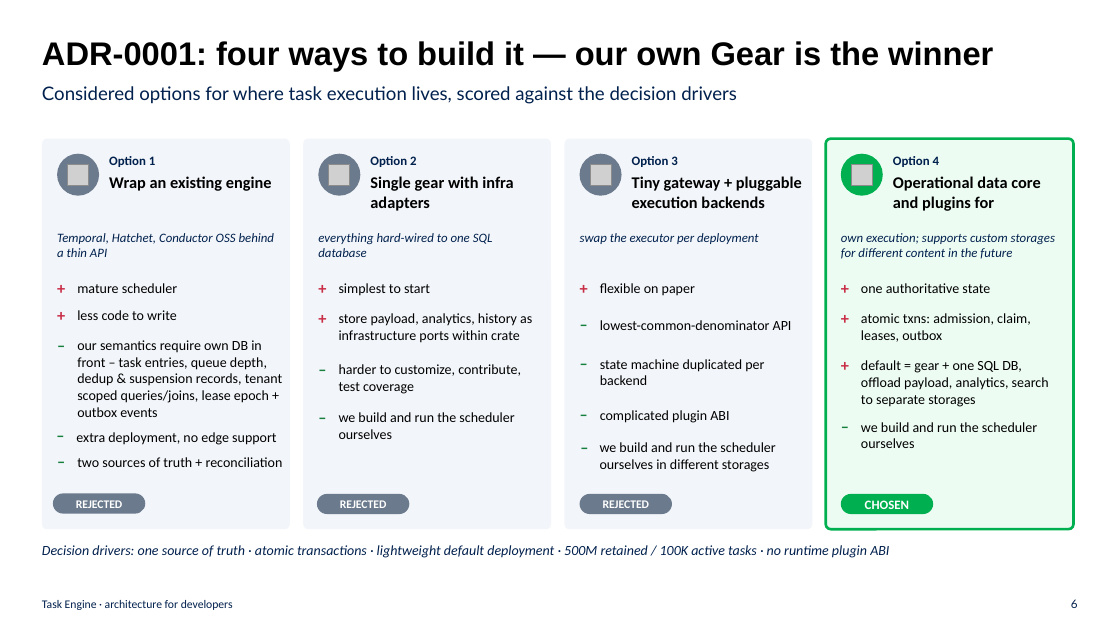
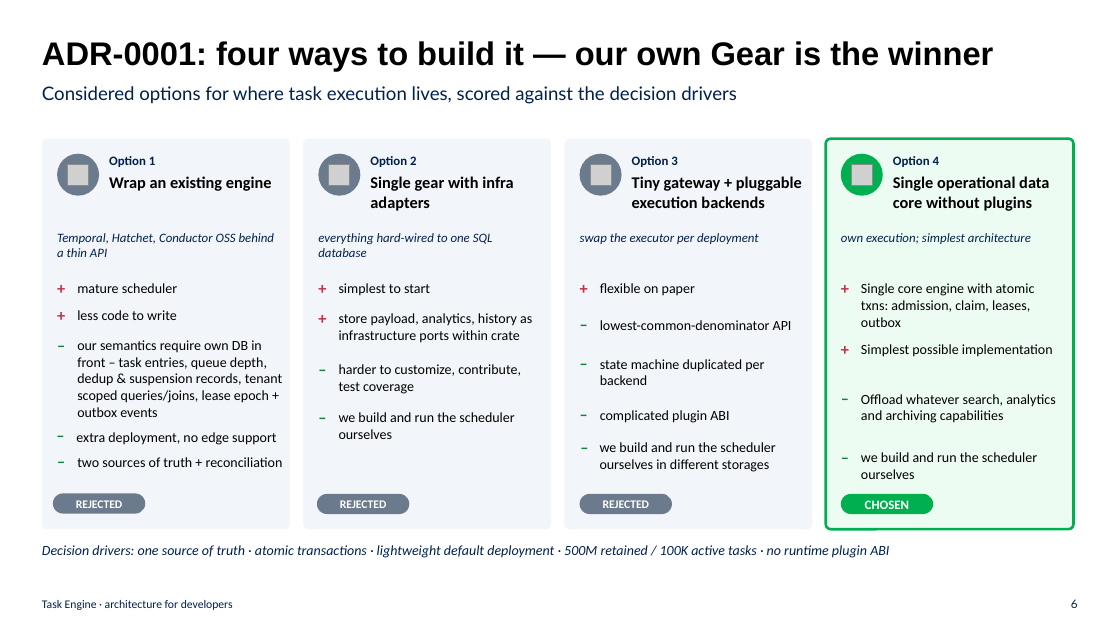
Before and after one commit to Artifizer/gears-rust, a slide deck: slide 6 of gears/task-engine/docs/task-engine-overview-draft.pptx. Drawn at 1120x630 pixels with LibreOffice and Linux fonts; fonts in the diff are those of the drawing; grey boxes stand for pictures. Boxes give left, top, right and bottom in pixels: in the first picture for what was removed or moved away, otherwise in the second. Text is boxed around its words. In the diff, an @@ line names an element or a change of style, - is before the commit and + after.

```diff
--- a/gears/task-engine/docs/task-engine-overview-draft.pptx
+++ b/gears/task-engine/docs/task-engine-overview-draft.pptx
@@ text at bbox=[893, 176, 1049, 211]: text changed @@
-Operational data core and plugins for
+Single operational data core without plugins
@@ text at bbox=[841, 233, 1031, 244]: text changed @@
-own execution; supports custom storages for different content in the future
+own execution; simplest architecture
@@ text at bbox=[861, 283, 1035, 312]: text changed @@
-one authoritative state
+Single core engine with atomic txns: admission, claim, leases, outbox
@@ 3 texts: place and size @@
-3 texts at bbox=[841, 308, 1037, 448]
+3 texts at bbox=[841, 339, 1037, 479]
@@ text at bbox=[861, 344, 1053, 357]: text changed @@
-atomic txns: admission, claim, leases, outbox
+Simplest possible implementation
@@ text at bbox=[841, 388, 858, 410]: text changed; text colour #C92E47 to #15803D @@
-+
+–
@@ text removed at bbox=[861, 360, 1049, 407] @@
-default = gear + one SQL DB, offload payload, analytics, search to separate storages
@@ text added at bbox=[861, 394, 1055, 423], 12 pt, text #000000 @@
+Offload whatever search, analytics and archiving capabilities
```
Also in this commit, not shown: 3 other files.
